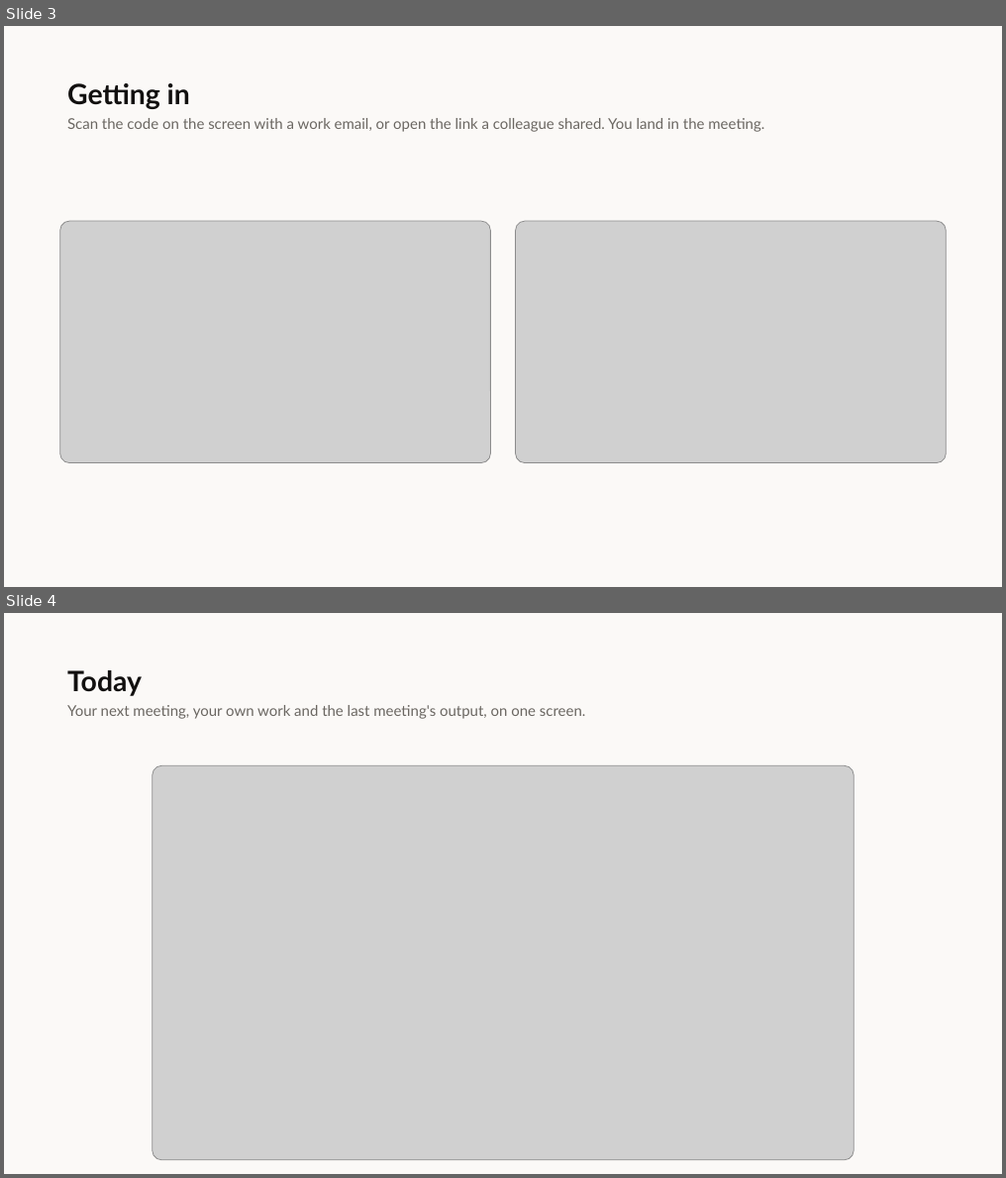
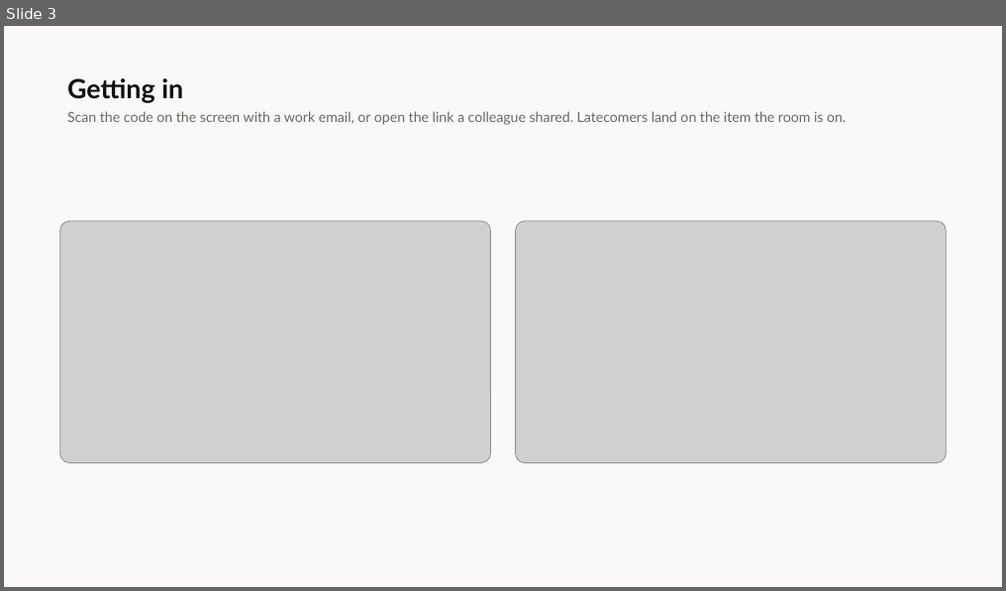
Before and after one commit to Herman-Gathege/Mshikaki-Meetings-App, a slide deck: docs/presentations/Mshikaki-Walkthrough.pptx. Shown one above the other, each under a label of ours: slides 3 and 4 before the commit, slide 3 after it. The pictures are 1006x1178 and 1006x591 pixels, drawn with LibreOffice and Linux fonts; fonts in the diff are those of the drawing; grey boxes stand for pictures. Boxes give left, top, right and bottom in pixels: in the first picture for what was removed or moved away, otherwise in the second. Text is boxed around its words. In the diff, an @@ line names an element or a change of style, - is before the commit and + after.

```diff
--- a/docs/presentations/Mshikaki-Walkthrough.pptx
+++ b/docs/presentations/Mshikaki-Walkthrough.pptx
@@ slide 4 removed at (x1=4, y1=613, x2=1002, y2=1174), background #FBF9F7 @@
@@ text removed at (x1=67, y1=670, x2=142, y2=696) @@
-Today
@@ text removed at (x1=67, y1=705, x2=585, y2=719) @@
-Your next meeting, your own work and the last meeting's output, on one screen.
@@ picture removed at (x1=152, y1=765, x2=853, y2=1160) @@
@@ slide 3 changed as well @@
@@ text "Getting in" at (x1=67, y1=78, x2=183, y2=103): size 27 to 25.5 pt @@
@@ text at (x1=67, y1=111, x2=846, y2=125): text changed; size 14.2 to 13.5 pt @@
-Scan the code on the screen with a work email, or open the link a colleague shared. You land in the meeting.
+Scan the code on the screen with a work email, or open the link a colleague shared. Latecomers land on the item the room is on.
```
Also in this commit, not shown: 7 other slides changed, 6 slides added, 4 other slides removed.
